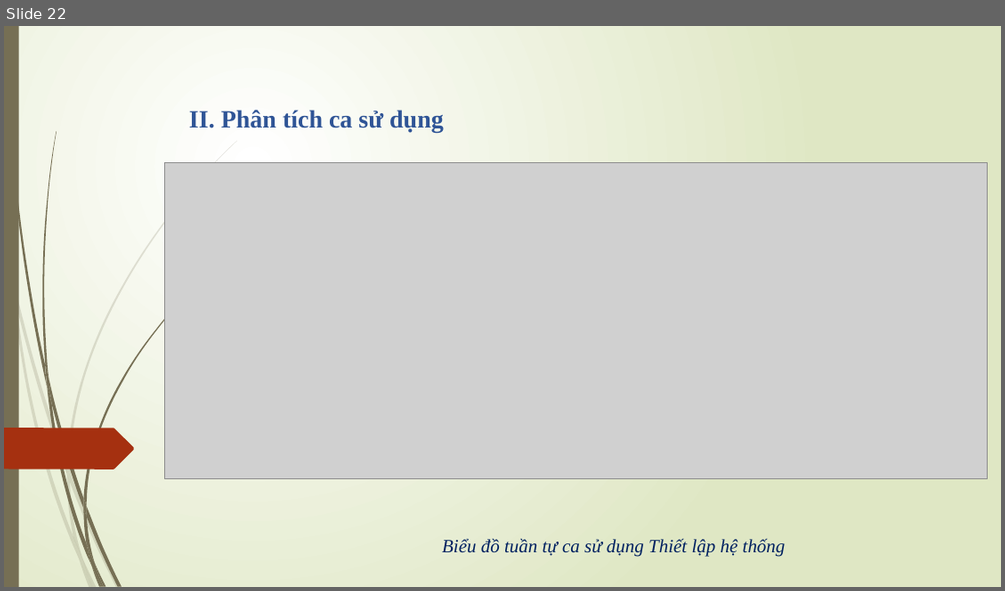
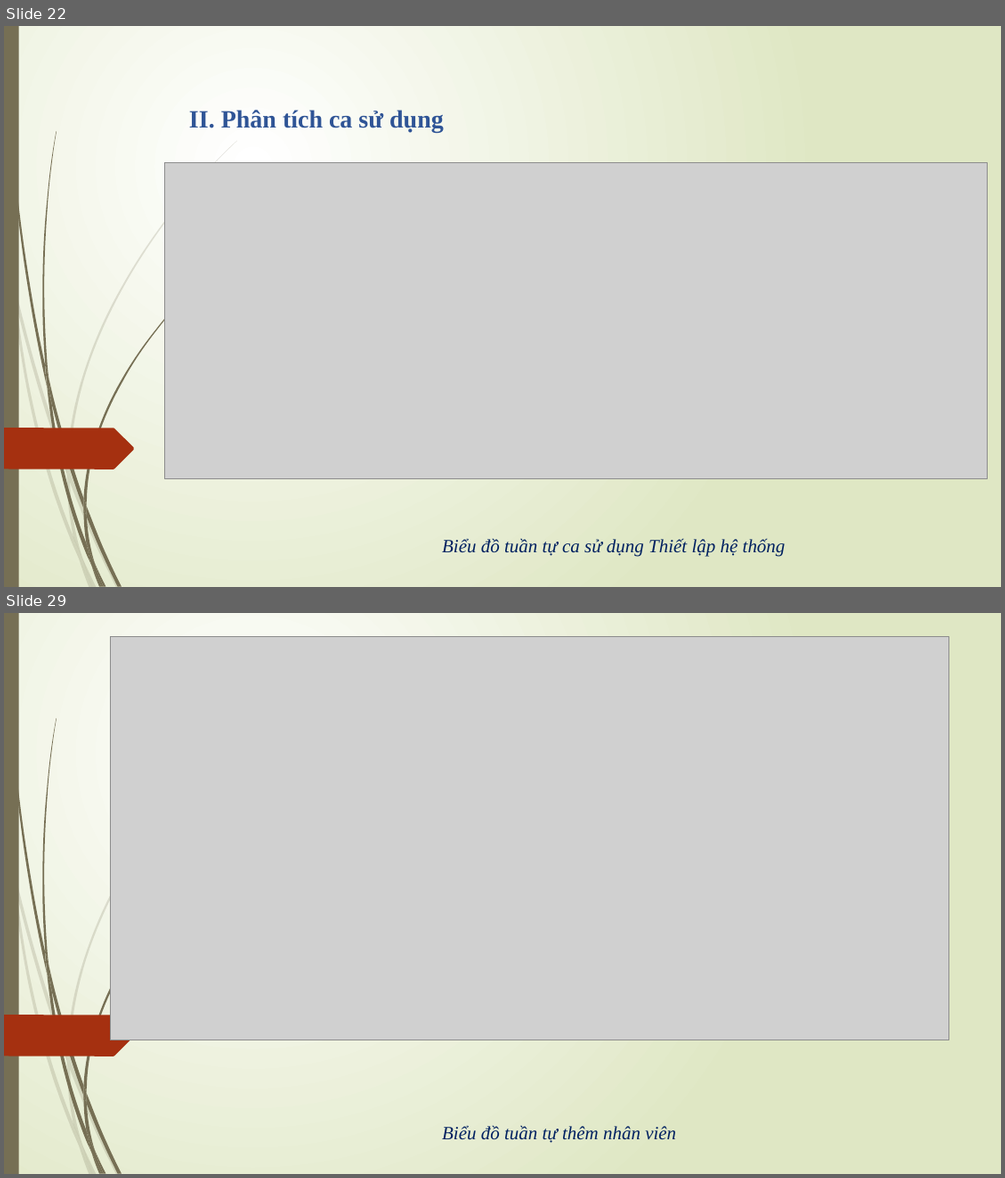
Before and after one commit to hungnp57/du_an_2016, a slide deck: duan.pptx. Shown one above the other, each under a label of ours: slide 22 before the commit, slides 22 and 29 after it; the slides between them are not shown. The pictures are 1005x591 and 1005x1178 pixels, drawn with LibreOffice and Linux fonts; fonts in the diff are those of the drawing; grey boxes stand for pictures. Boxes give left, top, right and bottom in pixels: in the first picture for what was removed or moved away, otherwise in the second. Text is boxed around its words. In the diff, an @@ line names an element or a change of style, - is before the commit and + after.

```diff
--- a/duan.pptx
+++ b/duan.pptx
@@ slide 29 added at (4,613,1001,1174), background gradient #FFFFFF to #DFE8C4; not listed: 24 template elements that a slide beside it also shows @@
@@ picture added at (110,637,948,1040) @@
@@ text added at (442,1125,676,1143), 18 pt, text #002060, italic @@
+Biểu đồ tuần tự thêm nhân viên
```
Also in this commit, not shown: 9 other slides added, 13 other files.
